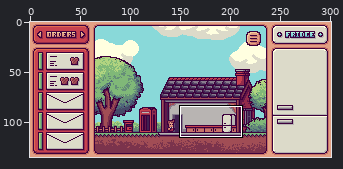
Pixel-art file: dev/toast_office.aseprite. The first picture is a wide view before the edit; the outline marks the close-up.
Close-up. As it was:
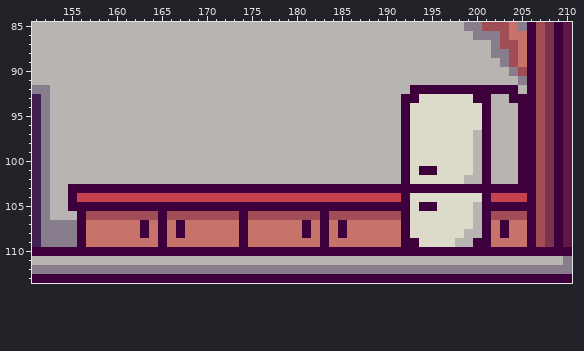
301x135 pixels, 1 frame. Shown: x 151..210, y 85..113.
After the commit:
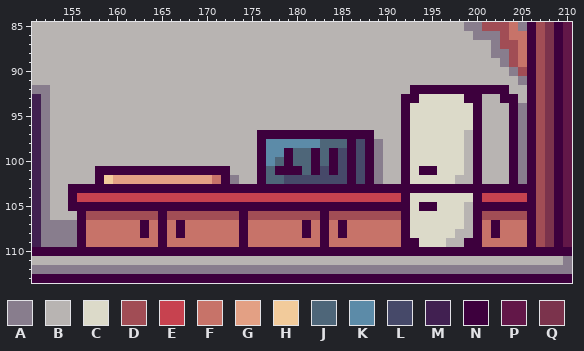
Palette (. is transparent): A #887d8d  B #b8b4b2  C #dcdac9  D #a14d55  E #c7424f  F #c77369  G #e3a084  H #f2cb9b  J #4e6679  K #5c8ba8  L #464969  M #412051  N #3d003d  P #621748  Q #7b334c
From old to new:
layer "toaster" added
Layers "toaster", "kitchen":
y 92: x 204 N -> B
y 93: x 199 C -> N; x 201 N -> B; x 203 B -> N; x 205 N -> B
y 94..96: x 200..201 CN -> NB; x 204..205 BN -> NA
y 97: x 176..188 BBBBBBBBBBBBB -> NNNNNNNNNNNNN; x 199..201 CBN -> BNB; x 204..205 BN -> NA
y 98: x 176..189 BBBBBBBBBBBBBB -> NKKKKKKJJJNLNA; x 199..201 CBN -> BNB; x 204..205 BN -> NA
y 99: x 176..189 BBBBBBBBBBBBBB -> NKKNJJNJNLNLNA; x 199..201 CBN -> BNB; x 204..205 BN -> NA
y 100: x 176..189 BBBBBBBBBBBBBB -> NKJNJJNJNLNLNA; x 199..201 CBN -> BNB; x 204..205 BN -> NA
y 101: x 158..172 BBBBBBBBBBBBBBB -> NNNNNNNNNNNNNNN; x 176..189 BBBBBBBBBBBBBB -> NJNNNJNLNLNLNA; x 199..201 CBN -> BNB; x 204..205 BN -> NA
y 102: x 158..173 BBBBBBBBBBBBBBBB -> NHGGGGGGGGGGGFNA; x 176..189 BBBBBBBBBBBBBB -> NJJLLLLLLLNLNA; x 198 C -> B; x 200..201 BN -> NB; x 204..205 BN -> NA
y 104: x 200..201 CN -> NE
y 105: x 199..200 CB -> BN
y 106: x 199..201 CBN -> BND
y 107: x 199..203 CBNFN -> BNFNF
y 108: x 198 C -> B; x 200..203 BNFN -> NFNF
y 109: x 197 C -> B; x 199 B -> N; x 201 N -> F
